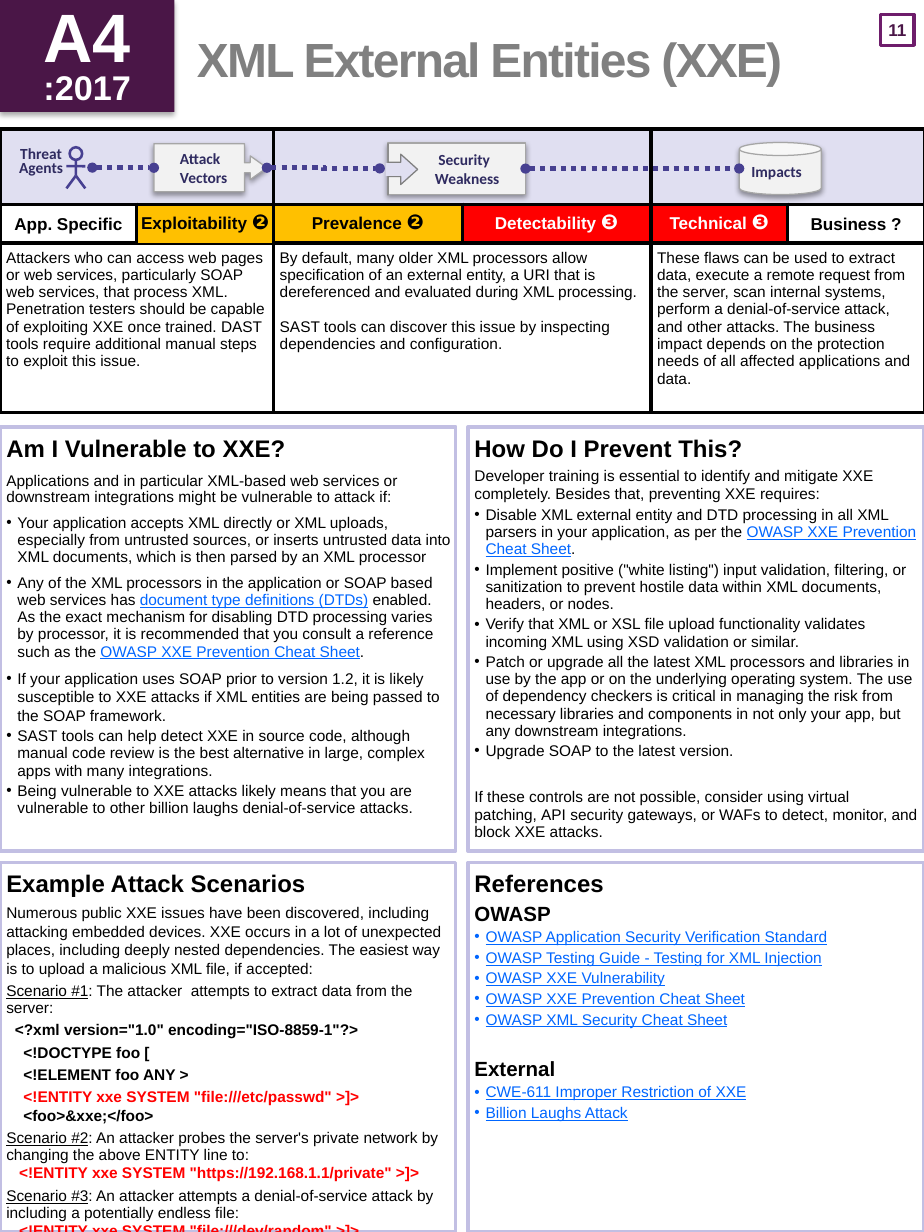
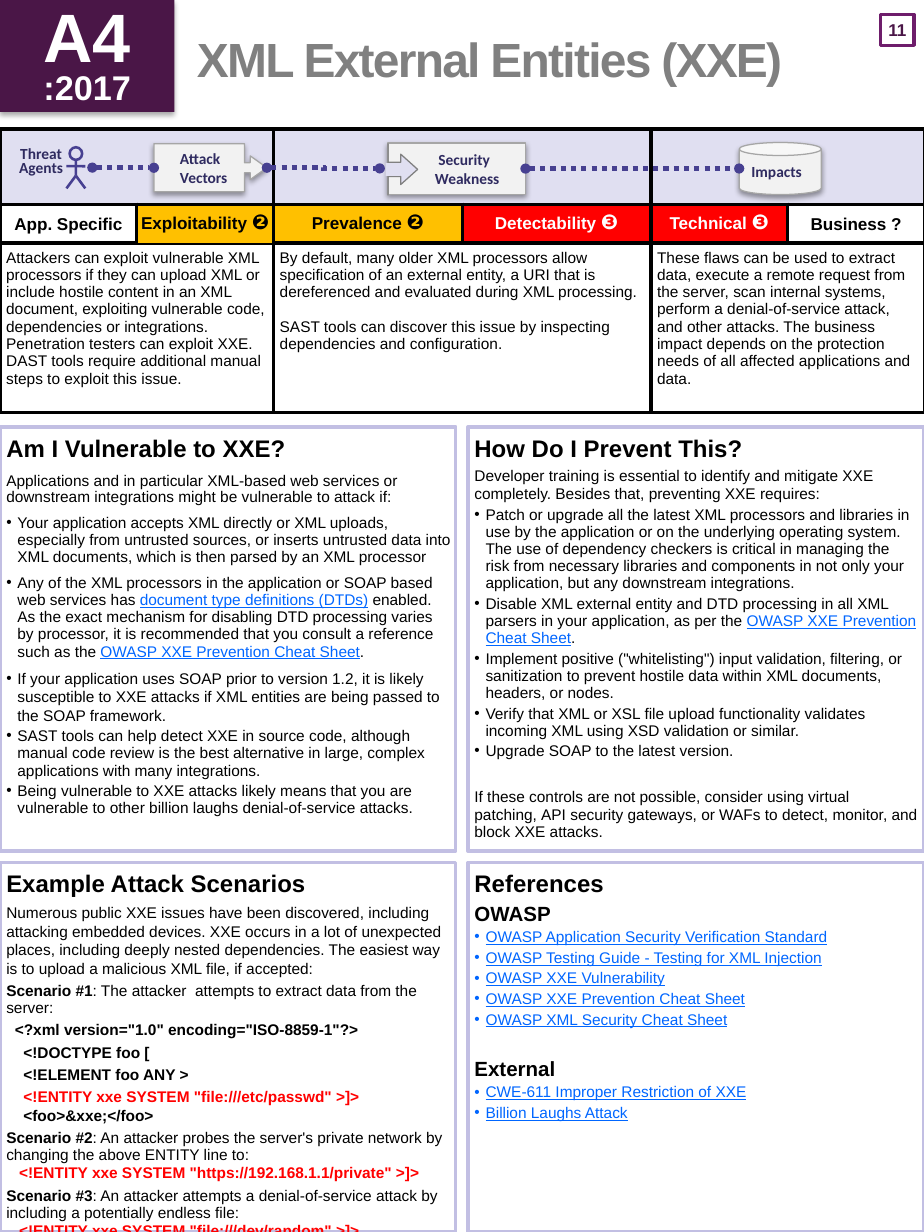
Before and after one commit to OWASP/Top10, a slide deck: slide 12 of 2017/OWASP Top 10 2017 GM (en).pptx. Drawn at 924x1232 pixels with LibreOffice and Linux fonts; fonts in the diff are those of the drawing. Boxes give left, top, right and bottom in pixels: in the first picture for what was removed or moved away, otherwise in the second. Text is boxed around its words. In the diff, an @@ line names an element or a change of style, - is before the commit and + after.

```diff
--- a/2017/OWASP Top 10 2017 GM (en).pptx
+++ b/2017/OWASP Top 10 2017 GM (en).pptx
@@ table at (0,129,924,413) @@
-row 3, column 1: Attackers who can access web pages or web services, particularly SOAP web services, that process XML. / Penetration testers should be capable of exploiting XXE once trained. DAST tools require additional manual steps to exploit this issue.
+row 3, column 1: Attackers can exploit vulnerable XML processors if they can upload XML or include hostile content in an XML document, exploiting vulnerable code, dependencies or integrations. Penetration testers can exploit XXE. DAST tools require additional manual steps to exploit this issue.
@@ text at (486,508,910,592): paragraph added @@
+• Patch or upgrade all the latest XML processors and libraries in use by the application or on the underlying operating system. The use of dependency checkers is critical in managing the risk from necessary libraries and components in not only your application, but any downstream integrations.
@@ text at (486,652,902,700): spaces changed @@
-• Implement positive ("white listing") input validation, filtering, or sanitization to prevent hostile data within XML documents, headers, or nodes.
+• Implement positive ("whitelisting") input validation, filtering, or sanitization to prevent hostile data within XML documents, headers, or nodes.
@@ text at (486,655,913,739): paragraph removed @@
-• Patch or upgrade all the latest XML processors and libraries in use by the app or on the underlying operating system. The use of dependency checkers is critical in managing the risk from necessary libraries and components in not only your app, but any downstream integrations.
@@ text at (17,729,424,779): text changed @@
-• SAST tools can help detect XXE in source code, although manual code review is the best alternative in large, complex apps with many integrations.
+• SAST tools can help detect XXE in source code, although manual code review is the best alternative in large, complex applications with many integrations.
@@ text at (6,984,442,1221): bold on, underline off in "Scenario #1:", "Scenario #2:", "Scenario #3:" @@
```
Also in this commit, not shown: 16 other slides changed.
